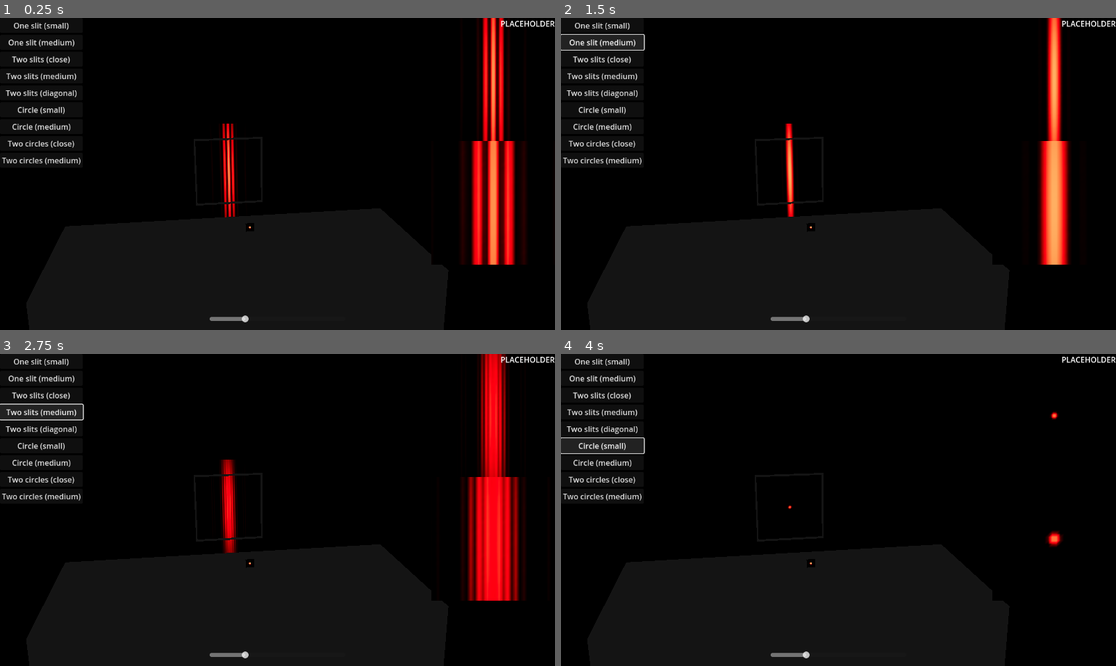
Above: before the commit, frames 1-4 (two rows, left to right).
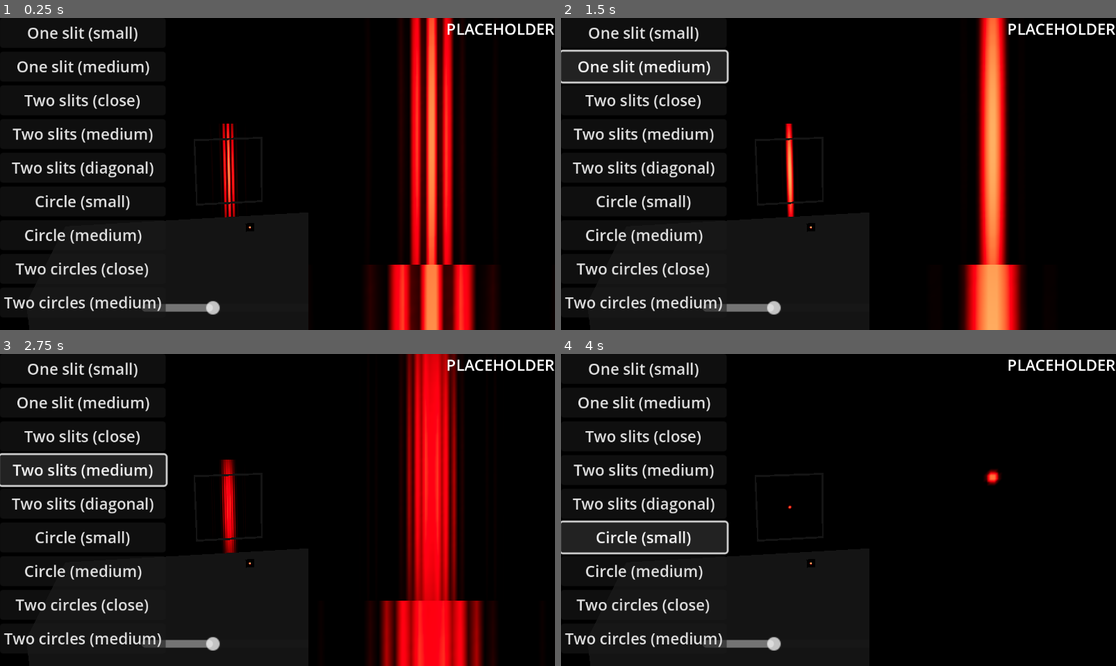
Above: after the commit, the same moments.

Repository: AlnisS/phys-331
Game: Godot game, scene res://main.tscn
Two runs of this game, one before a commit and one after it. Both use one fixed random seed, a clock stepped at 60 frames per second and the inputs below.
Inputs:
- Up to frame 1 (0.25 s): no input
- Up to frame 2 (1.5 s): click "One slit (small)" at 0.5 s; click "One slit (medium)" at 1.25 s
- Up to frame 3 (2.75 s): click "Two slits (medium)" at 2 s
- Up to frame 4 (4 s): click "Two slits (diagonal)" at 2.75 s; click "Circle (small)" at 3.5 s

The runs differ from the first frame. In frame 1, 21% of the frame differs, in the area x 0-100%, y 0-100%; in frame 2, 17%; in frame 3, 25%; in frame 4, 9.1%.

Commit message:
Android build!

Diff:
--- a/gdoptics/project.godot
+++ b/gdoptics/project.godot
@@ -15,6 +15,10 @@
 config/features=PackedStringArray("4.2", "Mobile")
 config/icon="res://icon.svg"
 
+[display]
+
+window/stretch/scale=2.0
+
 [input]
 
 farther={
@@ -30,4 +34,6 @@
 
 [rendering]
 
+renderer/rendering_method="mobile"
+textures/vram_compression/import_etc2_astc=true
 environment/defaults/default_clear_color=Color(0, 0, 0, 1)
Not shown, changed: gdoptics/export_presets.cfg
Not shown, added: gdoptics/android/.build_version
